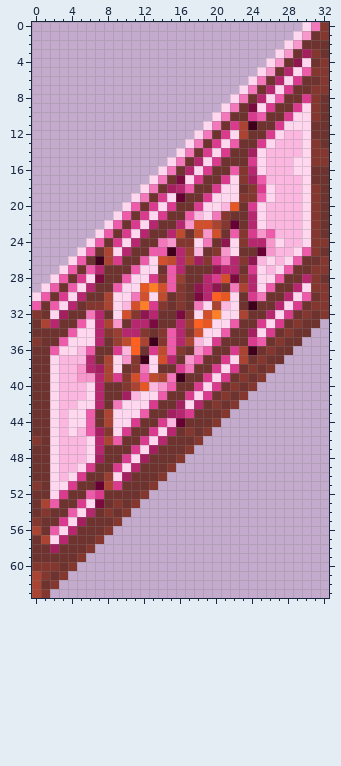
A pixel-art sprite gets an edit: objects/asia/fidwell.scenery_wall.wshogi10/images/2.png. Above is the file before it was changed.
The file is 33x64 pixels.
New version:
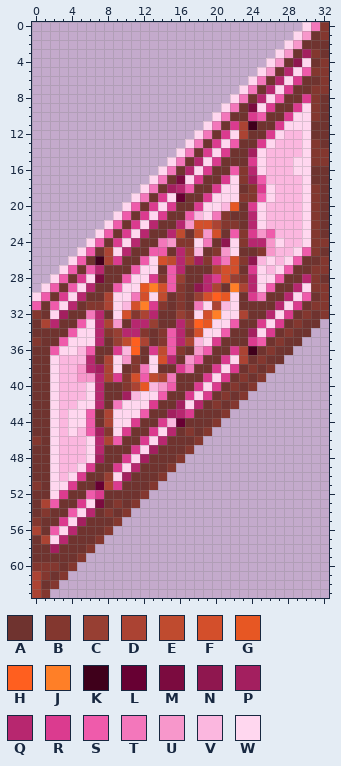
Palette (. is transparent): A #6f332f  B #83372f  C #973f33  D #ab4333  E #bf4b2f  F #d34f2b  G #e75723  H #ff5f1f  J #ff7f27  K #3f001b  L #670033  M #7b0b3f  N #8f174f  P #a31f5f  Q #b7276f  R #db3b8f  S #ef5bab  T #f377bb  U #f797cb  V #fbb7df  W #ffd7ef
The exact change:
y 22: x 22 L -> B
y 25: x 15 K -> A; x 25 L -> B
y 26: x 22 Q -> F
y 27: x 20..22 NQQ -> DFF
y 28: x 22 M -> C
y 29: x 20 N -> D; x 22 T -> J
y 30: x 18..19 MQ -> CF
y 31: x 24 K -> A
y 32: x 12 N -> D; x 16 M -> C
y 33: x 13 M -> C
y 35: x 13 K -> A
y 37: x 12 K -> A
y 39: x 16 K -> A
